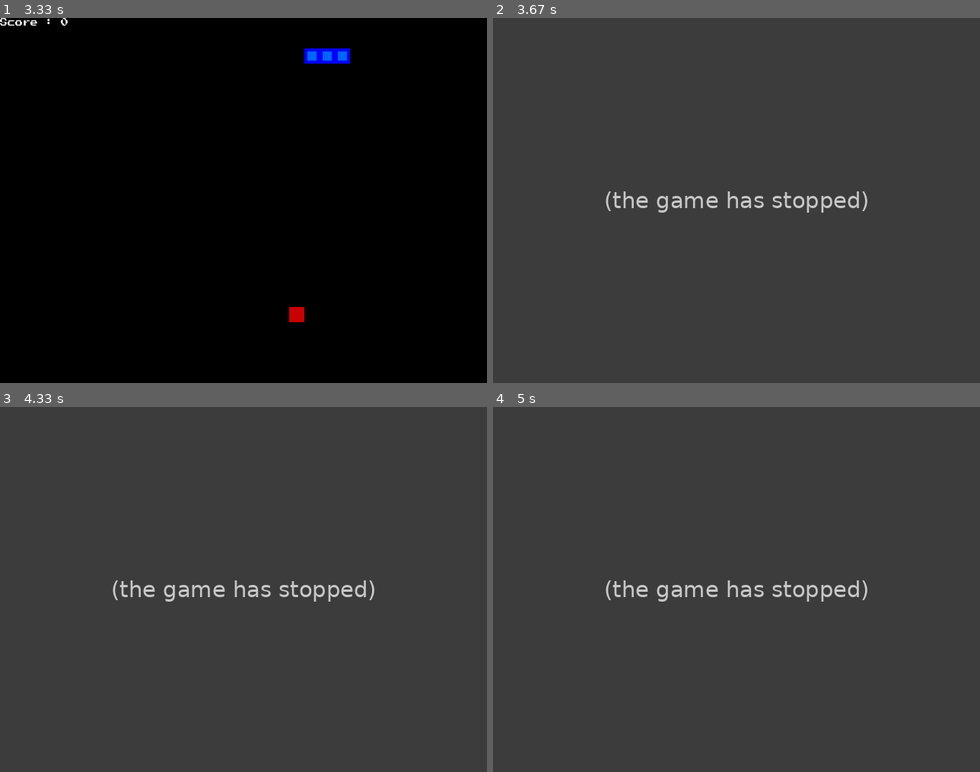
Above: before the commit, frames 1-4 (two rows, left to right).
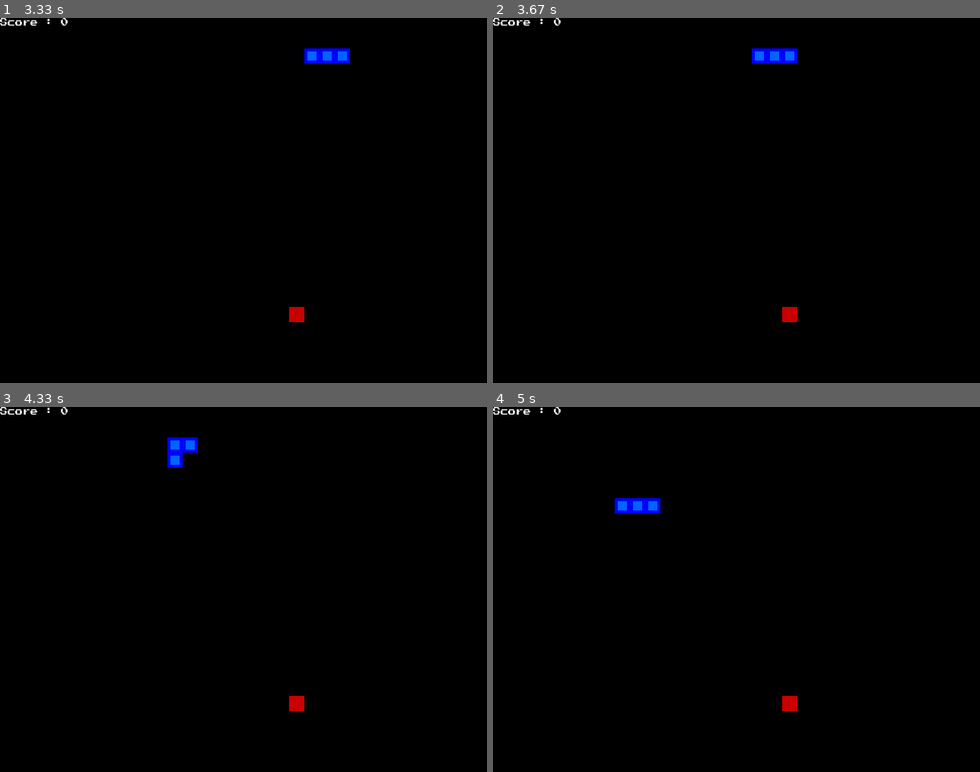
Above: after the commit, the same moments.

Repository: theja-vanka/pygame-snakes
Game: pygame game, started from game.py
Same seed, same stepped clock (60 frames per second), same inputs: the game is played once before the commit and once after it.
Inputs:
- Up to frame 1 (3.33 s): hold Right 0.33-0.8 s; hold Up 0.83-1.3 s; hold Right 1.33-1.8 s; hold Up 1.83-2.37 s; hold Left 2.4-2.7 s
- Up to frame 2 (3.67 s): hold Right from 3.57 s (still down)
- Up to frame 3 (4.33 s): release Right at 4.2 s; hold Down from 4.23 s (still down)
- Up to frame 4 (5 s): release Down at 4.6 s; hold Left from 4.63 s (still down)

Frame 1 is identical in both runs. In frame 2, 100% of the frame differs, in the area x 0-100%, y 0-100%; in frame 3, 100%; in frame 4, 100%.
Before the commit the program exited at 3.6 s; later frames show no game.

Commit message:
Self bug

Diff:
--- a/game.py
+++ b/game.py
@@ -71,12 +71,20 @@
                 quit()
             if event.type == pygame.KEYDOWN:
                 if event.key == pygame.K_LEFT:
+                    if self.direction == Direction.RIGHT:
+                        continue
                     self.direction = Direction.LEFT
                 elif event.key == pygame.K_RIGHT:
+                    if self.direction == Direction.LEFT:
+                        continue
                     self.direction = Direction.RIGHT
                 elif event.key == pygame.K_UP:
+                    if self.direction == Direction.DOWN:
+                        continue
                     self.direction = Direction.UP
                 elif event.key == pygame.K_DOWN:
+                    if self.direction == Direction.UP:
+                        continue
                     self.direction = Direction.DOWN
 
         # 2. move
